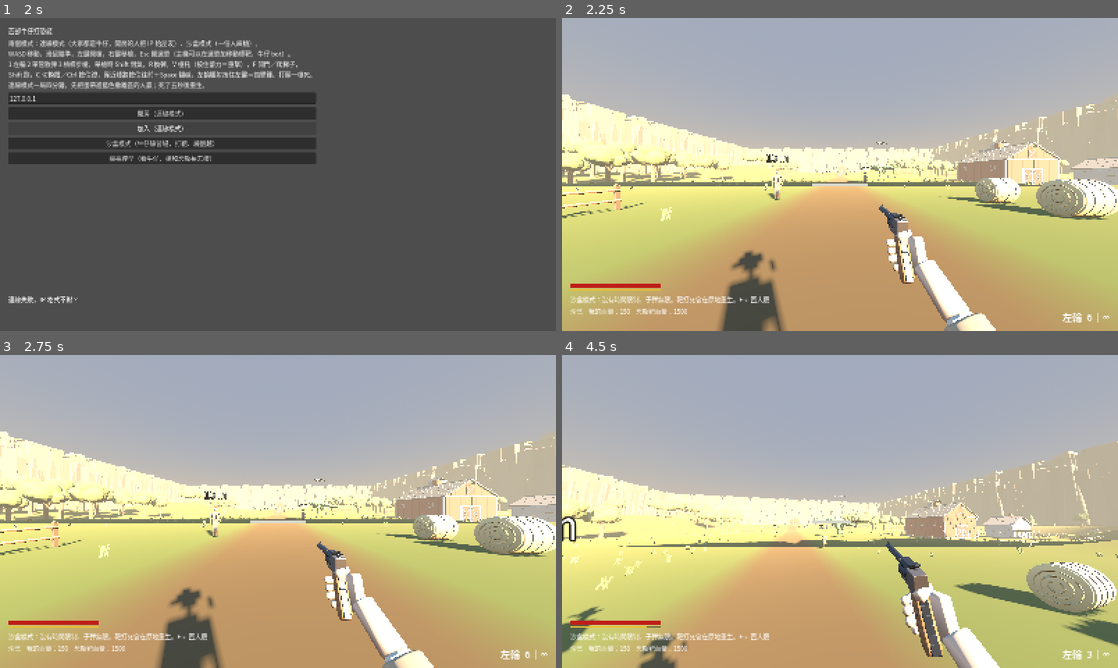
Above: before the commit, frames 1-4 (two rows, left to right).
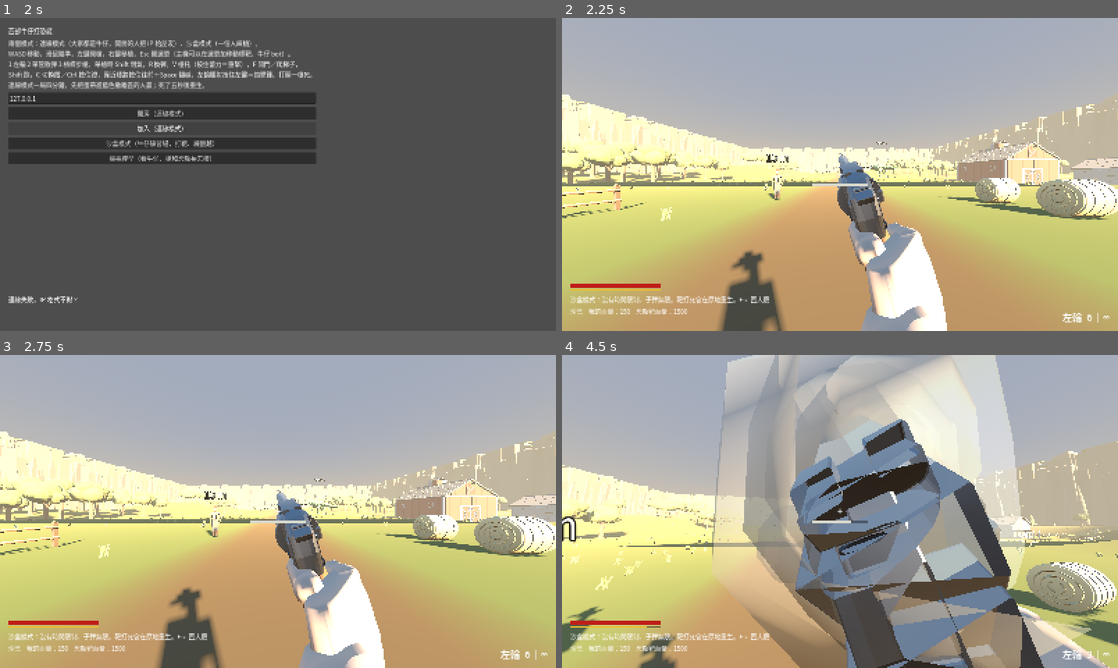
Above: after the commit, the same moments.

Repository: billxu0521/tank_war
Game: Godot game, scene res://main.tscn
The game is run twice, just before and just after one commit, with the same random seed, the same clock (stepped at 60 frames per second) and the same inputs. Sound files missing from this copy of the repository are replaced by a short silence.
Inputs (mouse positions are in pixels of both pictures, inside the frame that each line leads up to):
- Up to frame 1 (2 s): click "開房（連線模式）" at 0.5 s; click "加入（連線模式）" at 1.25 s
- Up to frame 2 (2.25 s): click "沙盒模式（牛仔練習場，打靶、練翻越）" at 2 s
- Up to frame 3 (2.75 s): no input
- Up to frame 4 (4.5 s): tap Enter at 2.75 s; move the mouse to (867, 511) at 2.77 s; hold Right mouse button (aim) 2.78-3.53 s; hold W (move_forward) from 2.78 s (still down); tap Space (jump) at 3.02, 3.32, 3.77, 4.07 s; click (867, 511) at 3.05 s; move the mouse to (812, 511) at 3.52 s; click (812, 511) at 3.6 s; tap V (melee) at 3.8 s; move the mouse to (851, 505) at 4.27 s; hold V (melee) from 4.28 s (still down); click (851, 505) at 4.42 s

Frame 1 is identical in both runs. In frame 2, 6.4% of the frame differs, in the area x 34-87%, y 35-100%; in frame 3, 6.4%; in frame 4, 44%, in the area x 21-99%, y 0-100%.

Commit message:
feat: 左輪照 Hunt 的 Pax 精修——模型、握法、開槍扳擊錘、換彈、黑火藥煙
- 左輪重建：鋼色、圓鼓轉輪、犁柄握把、會動的裝填門和退殼桿、子彈
- 手：膠囊手指、拇指和前臂拆開；新增換彈捏子彈的左手
- 腰射往內斜、靠近鏡頭；ADS 拉近
- 開槍槍口大翻，拇指勾擊錘扳回、扳到一半轉輪轉一格
- 換彈：舉起來開門、推退殼桿頂出空殼、一顆一顆塞；中斷時馬上收回
- 火光跟著真正的槍口，加黑火藥白煙

Co-Authored-By: Claude Opus 5.5 (1M context) <noreply@anthropic.com>

Diff:
--- a/cowboy/shot_fx.gd
+++ b/cowboy/shot_fx.gd
@@ -5,6 +5,8 @@
 
 @export_group("Muzzle")
 @export var flash_time := 0.05
+@export var smoke_lifetime := 1.2
+@export var smoke_size := 0.2
 
 @export_group("Holes")
 ## 打在牆上的彈孔。可破壞物（會動、會消失）不留孔。
@@ -62,6 +64,57 @@
 		# 每發轉一個隨機角度，連射看起來才不像同一張貼圖閃爍
 		_flash.rotation.z = randf() * TAU
 	_flash_left = flash_time
+	_spawn_smoke(global_position, -global_basis.z)
+
+
+## 黑火藥的白煙：一團往前噴、慢慢變大、飄起來、散掉。Pax 開一槍眼前就是一團煙
+func _spawn_smoke(at: Vector3, forward: Vector3) -> void:
+	var smoke := CPUParticles3D.new()
+	smoke.emitting = false
+	smoke.mesh = _smoke_mesh()
+	smoke.amount = 16
+	smoke.lifetime = smoke_lifetime
+	smoke.one_shot = true
+	smoke.explosiveness = 0.9
+	smoke.direction = forward
+	smoke.spread = 30.0
+	smoke.initial_velocity_min = 1.2
+	smoke.initial_velocity_max = 3.5
+	smoke.damping_min = 3.0
+	smoke.damping_max = 5.0
+	smoke.gravity = Vector3(0.0, 0.25, 0.0)
+	smoke.scale_amount_min = 0.6
+	smoke.scale_amount_max = 1.2
+	var grow := Curve.new()
+	grow.add_point(Vector2(0.0, 0.3))
+	grow.add_point(Vector2(1.0, 1.0))
+	smoke.scale_amount_curve = grow
+	var fade := Gradient.new()
+	fade.set_color(0, Color(1, 1, 1, 0.5))
+	fade.set_color(1, Color(1, 1, 1, 0.0))
+	smoke.color_ramp = fade
+	smoke.cast_shadow = GeometryInstance3D.SHADOW_CASTING_SETTING_OFF
+	_world.add_child(smoke)
+	smoke.global_position = at
+	smoke.emitting = true
+	_free_after(smoke, smoke_lifetime + 0.1)
+
+
+var _smoke: SphereMesh
+func _smoke_mesh() -> SphereMesh:
+	if _smoke == null:
+		_smoke = SphereMesh.new()
+		_smoke.radius = smoke_size
+		_smoke.height = smoke_size * 2.0
+		_smoke.radial_segments = 8
+		_smoke.rings = 4
+		var mat := StandardMaterial3D.new()
+		mat.transparency = BaseMaterial3D.TRANSPARENCY_ALPHA
+		mat.vertex_color_use_as_albedo = true     # color_ramp 的透明度要靠這個才吃得到
+		mat.albedo_color = Color(0.7, 0.69, 0.66)
+		mat.roughness = 1.0
+		_smoke.material = mat
+	return _smoke
 
 
 ## 子彈打到東西：火花；solid = 打到不會動的世界，留彈孔；sound = 要不要出著彈聲。
--- a/cowboy/viewmodel.gd
+++ b/cowboy/viewmodel.gd
@@ -151,6 +151,7 @@
 		_update_melee_input(delta)
 	# 翻越、爬梯子時槍放低（手去撐東西了）
 	weapon.lower = move_toward(weapon.lower, 1.0 if (_player.vaulting or _player.is_climbing()) else 0.0, delta * 6.0)
+	weapon.aim = ads
 	_update_ads(Input.is_action_pressed("aim"), delta)
 	_update_breath(Input.is_action_pressed("sprint"), delta)
 	_update_sway(delta)
@@ -310,8 +311,7 @@
 		dirs.append(_spread_direction(_camera, weapon.pellet_spread + (weapon.fan_spread if fanning else 0.0)))
 	var from := _camera.global_position
 	_launch(_index, from, dirs, false)
-	if _fx:
-		_fx.flash()
+	_muzzle_flash(weapon)
 	# 自己開的槍、或主機上的 bot 開的槍（bot 的 authority 是主機），廣播給其他人看火光和子彈
 	if is_multiplayer_authority():
 		_remote_shot.rpc(_index, from, dirs)
@@ -330,9 +330,18 @@
 	if index < 0 or index >= _weapons.size():
 		return
 	_weapons[index].play_sound(&"Shoot")
-	if _fx:
-		_fx.flash()
+	_muzzle_flash(_weapons[index])
 	_launch(index, from, dirs, true)
+
+
+## 火光和煙擺到這把槍真正的槍口（槍在動，每把槍的槍口也不一樣）
+func _muzzle_flash(w: Weapon) -> void:
+	if not _fx:
+		return
+	var at = w.muzzle_global()
+	if at != null:
+		_fx.global_position = at
+	_fx.flash()
 
 
 ## 生子彈。從鏡頭中心出發（所以瞄具不用歸零：近距離打哪中哪，遠了往下掉）。
@@ -404,6 +413,7 @@
 func cancel_reload() -> void:
 	_reload_id += 1
 	_reloading = false
+	weapon.stop_reload()
 
 
 ## 在正前方為軸的圓錐內隨機取一個方向。sqrt 是為了讓落點在圓面上均勻，
--- a/cowboy/weapon.gd
+++ b/cowboy/weapon.gd
@@ -44,8 +44,12 @@
 @export var falloff_min := 0.5
 
 @export_group("Aim")
+## 槍口在模型裡的位置（Godot 軸向）。火光和煙從這裡出去；零＝用 ShotFX 原本的位置
+@export var muzzle := Vector3.ZERO
 ## ADS 時模型移到的位置（相對 Viewmodel）。腰射位置就是場景檔裡的 position。
 @export var ads_position := Vector3.ZERO
+## 腰射時槍多轉這麼多（弧度），舉槍時轉回正。Pax 腰射是往內斜、槍口朝準心
+@export var hip_rotation := Vector3.ZERO
 
 @export_group("Anim")
 ## 動作名 -> String（clip 名）或 Vector2(start, end)（分段）。
@@ -60,6 +64,8 @@
 ## 掛在會動的零件底下就會跟著動：步槍的右手掛拉桿、散彈的左手掛槍管（換彈折開時手跟著下去）
 @export var grip_parent: NodePath = ^"Model"
 @export var grip_hand := Transform3D()
+## 右手前臂繞手腕多轉多少（弧度）。手轉去包住握把時，手臂要轉回來往畫面外伸
+@export var grip_arm_rotation := Vector3.ZERO
 ## 空的＝單手拿（左輪）
 @export var support_parent: NodePath
 @export var support_hand := Transform3D()
@@ -74,6 +80,20 @@
 @export var lever_path: NodePath
 ## 折開式的槍管：換彈時往下折
 @export var barrel_path: NodePath
+
+@export_group("Revolver")
+## 單動左輪的整套動作（照 Hunt 的 Pax）：開槍槍口大翻、拇指扳擊錘；
+## 換彈舉起來開裝填門，左手推退殼桿、捏子彈一顆一顆塞。gate_path 空的就不做
+@export var gate_path: NodePath
+@export var ejector_path: NodePath
+@export var round_path: NodePath
+## 扳擊錘時拇指轉多少（弧度）：從貼在槍把左邊轉上去勾住扳手
+@export var thumb_cock := Vector3.ZERO
+## 換彈姿勢：槍舉起來、往左轉、右側（裝填門）朝鏡頭
+@export var reload_offset := Vector3(-0.03, 0.07, 0.03)
+@export var reload_rotation := Vector3(0.6, 1.2, 0.1)
+## 塞彈的左手在鏡頭座標裡的朝向：從左下方伸過來、指尖朝右上（不跟著槍轉，不然手臂會直直立起來）
+@export var load_hand_rotation := Vector3(0.6, -0.5, -0.3)
 
 var mag: int
 var current_action := &""
@@ -92,6 +112,17 @@
 var windup := 0.0
 ## 把槍放低 0..1（翻越、爬梯子時手要去撐東西），Viewmodel 每幀設
 var lower := 0.0
+## 舉槍程度 0..1，Viewmodel 每幀設。hip_rotation 乘 (1 - aim)
+var aim := 0.0
+var _since_fire := 9.0    # 開槍後幾秒，槍口上翻的曲線用
+var _round_t := 1.0       # 這一發塞彈進行到哪 0..1，1 = 沒在塞
+var _round_dur := 0.55
+var _thumb: Node3D
+var _load_hand: Node3D
+var _round: Node3D
+var _gate: Node3D
+var _ejector: Node3D
+var _ejector_rest := Vector3.ZERO
 
 @onready var _anim: AnimationPlayer = find_child("AnimationPlayer", true, false)
 
@@ -111,6 +142,13 @@
 	if _model:
 		_rest_pos = _model.position
 		_rest_rot = _model.rotation
+	_gate = get_node_or_null(gate_path)
+	_ejector = get_node_or_null(ejector_path)
+	if _ejector:
+		_ejector_rest = _ejector.position
+	_round = get_node_or_null(round_path)
+	if _round:
+		_round.visible = false
 	# GLTF 匯進來每個 clip 都不循環，把 looping 名單（含 _EMPTY 變體）改掉
 	for action in looping:
 		for n in [anim_map.get(action), anim_map.get(action + "_EMPTY")]:
@@ -151,10 +189,35 @@
 			mi.transform = h[2]
 			mi.cast_shadow = GeometryInstance3D.SHADOW_CASTING_SETTING_OFF   # 視角模型貼著鏡頭，影子會怪
 			parent.add_child(mi)
+			if h[0] == &"HandGrip":
+				_thumb = _copy_mesh(src, &"HandGripThumb", mi)
+				var arm := _copy_mesh(src, &"HandGripArm", mi)
+				if arm:
+					arm.rotation = grip_arm_rotation
+	if not gate_path.is_empty():
+		_load_hand = _copy_mesh(src, &"HandLoad", get_node(model_path))
+		_load_hand.visible = false
 	src.free()
 
 
+## 從 cowboy.glb 拿一個網格掛到 parent 底下，位置用它在 glb 裡的節點位置
+## （拇指的節點位置就是拇指根部在手裡的位置）
+func _copy_mesh(src: Node, mesh_name: StringName, parent: Node) -> MeshInstance3D:
+	var from := src.get_node_or_null(String(mesh_name)) as MeshInstance3D
+	if from == null:
+		return null
+	var mi := MeshInstance3D.new()
+	mi.name = String(mesh_name)
+	mi.mesh = from.mesh
+	mi.transform = from.transform
+	mi.cast_shadow = GeometryInstance3D.SHADOW_CASTING_SETTING_OFF
+	parent.add_child(mi)
+	return mi
+
+
 func has_action(action: StringName) -> bool:
+	if not _anim and _gate and action in [&"reload_start", &"reload_end"]:
+		return true
 	return anim_map.has(String(action))
 
 
@@ -194,6 +257,19 @@
 	return length / speed2
 
 
+## 槍口的世界座標；沒設 muzzle 回傳 null
+func muzzle_global() -> Variant:
+	if muzzle == Vector3.ZERO or not _model:
+		return null
+	return _model.to_global(muzzle)
+
+
+## 換彈被中斷（開槍、換槍、近戰）：姿勢馬上開始收回，手上那顆不塞了
+func stop_reload() -> void:
+	_reload_left = 0.0
+	_round_t = 1.0
+
+
 ## 名稱對應場景裡的 AudioStreamPlayer 子節點（ShootSound / ReloadSound / EmptySound）。
 ## 沒放就不出聲，不會爆。
 func play_sound(name: StringName) -> void:
@@ -210,15 +286,27 @@
 	match action:
 		&"fire", &"fire_EMPTY":
 			_kick = 1.0
+			_since_fire = 0.0
 			_cycle = 0.0
 			_cycle_time = maxf(fitted, 0.05)
-			_turns += 1
+			_reload_left = 0.0     # 換到一半開槍：槍直接回來
+			_round_t = 1.0
+			if not _gate:
+				_turns += 1        # 左輪的轉輪是扳擊錘時才轉（_procedural 裡）
 			return _cycle_time
+		&"reload_start":
+			_reload_left = 0.5
+			return 0.3
 		&"reload", &"reload_round":
 			var t := fitted if fitted > 0.0 else 0.5
 			# 多撐一點：逐發裝填每發之間姿勢不要彈回去又拉下來
 			_reload_left = t + 0.15
+			_round_t = 0.0
+			_round_dur = t
 			return t
+		&"reload_end":
+			_reload_left = 0.0
+			return 0.3
 		&"melee":
 			_melee = 1.0
 			return 0.35
@@ -227,23 +315,45 @@
 
 func _procedural(delta: float) -> void:
 	_kick = move_toward(_kick, 0.0, delta * 7.0)
+	var was := _cycle
 	_cycle = minf(_cycle + delta / _cycle_time, 1.0)
+	_since_fire += delta
 	_melee = move_toward(_melee, 0.0, delta * 3.0)
 	_reload_left = maxf(_reload_left - delta, 0.0)
-	_reload_pose = move_toward(_reload_pose, 1.0 if _reload_left > 0.0 else 0.0, delta * 6.0)
-
-	if _model:
+	_reload_pose = move_toward(_reload_pose, 1.0 if _reload_left > 0.0 else 0.0, delta * 5.0)
+	var cock := 0.0   # 拇指扳擊錘 0..1（只有左輪）
+
+	if _gate:
+		# 開槍 0.03 秒內槍口翻到頂，再慢慢回來。Pax 的後座是一大翻，不是往後頓一下
+		var flip := _since_fire / 0.03 if _since_fire < 0.03 else exp(-(_since_fire - 0.03) * 9.0)
+		# 扳擊錘：上膛時間的後半段。拇指伸上去勾住扳手（0.35–0.55）、連擊錘一起往下拉（0.55–0.85）、放回去
+		cock = smoothstep(0.35, 0.55, _cycle) - 0.4 * smoothstep(0.55, 0.85, _cycle) - 0.6 * smoothstep(0.85, 1.0, _cycle)
+		if was < 0.75 and _cycle >= 0.75:
+			_turns += 1    # 擊錘扳到一半轉輪就轉到下一格
+		var rp := smoothstep(0.0, 1.0, _reload_pose)
+		var hip := 1.0 - aim
+		if _model:
+			var thrust := sin(PI * _melee)
+			_model.position = _rest_pos + reload_offset * rp + Vector3(0.12 * lower, 0.025 * flip - 0.22 * lower,
+				0.05 * flip - 0.18 * thrust + 0.12 * windup + 0.05 * lower)
+			_model.rotation = _rest_rot + hip_rotation * hip * (1.0 - rp) + reload_rotation * rp \
+				+ Vector3(0.55 * flip - 0.3 * thrust - 0.8 * lower, 0.0, 0.1 * flip - 0.12 * cock + 0.4 * windup + 0.5 * lower)
+		_revolver_reload(delta, rp)
+	elif _model:
 		var thrust := sin(PI * _melee)   # 推出去再收回來
 		# 後座：往後退、槍口上揚。換彈：往下沉、往內側翻，看得到裝填口。近戰：往前捅
 		_model.position = _rest_pos + Vector3(0.12 * lower, -0.05 * _reload_pose - 0.22 * lower,
 			0.06 * _kick - 0.18 * thrust + 0.12 * windup + 0.05 * lower)
-		_model.rotation = _rest_rot + Vector3(0.22 * _kick - 0.35 * _reload_pose - 0.3 * thrust - 0.8 * lower,
+		_model.rotation = _rest_rot + hip_rotation * (1.0 - aim) + Vector3(0.22 * _kick - 0.35 * _reload_pose - 0.3 * thrust - 0.8 * lower,
 			0.0, 0.5 * _reload_pose + 0.4 * windup + 0.5 * lower)
 
 	# 擊錘：模型建的是扳起來的樣子。開槍瞬間往前打下去，上膛後半段扳回來
 	var hammer := get_node_or_null(hammer_path) as Node3D
 	if hammer:
-		hammer.rotation.x = -0.55 * (1.0 - smoothstep(0.35, 1.0, _cycle))
+		var back := smoothstep(0.55, 0.85, _cycle) if _gate else smoothstep(0.35, 1.0, _cycle)
+		hammer.rotation.x = -0.55 * (1.0 - back)
+	if _thumb and _gate:
+		_thumb.rotation = thumb_cock * cock
 	var cyl := get_node_or_null(cylinder_path) as Node3D
 	if cyl:
 		cyl.rotation.z = rotate_toward(cyl.rotation.z, wrapf(_turns * TAU / 6.0, -PI, PI), delta * 12.0)
@@ -254,3 +364,64 @@
 	var barrel := get_node_or_null(barrel_path) as Node3D
 	if barrel:
 		barrel.rotation.x = -0.6 * _reload_pose
+
+
+# 塞彈的關鍵位置（槍模型座標，Godot 軸向）。捏的那一點＝彈底
+const LOAD_AWAY := Vector3(-0.10, -0.20, 0.20)       # 手在畫面外左下
+const LOAD_FETCH := Vector3(-0.04, -0.08, 0.09)      # 伸去拿子彈
+const LOAD_KNOB := Vector3(0.016, 0.036, -0.162)     # 退殼桿推鈕前面
+const LOAD_PUSHED := Vector3(0.016, 0.036, -0.130)
+const LOAD_OUT := Vector3(0.0108, 0.0288, 0.035)     # 對準裝填門後面
+const LOAD_IN := Vector3(0.0108, 0.0288, -0.006)     # 子彈塞進去了
+const ROUND_HALF := 0.0148                           # 子彈原點到彈底
+
+
+## 一發的流程（_round_t 0→1）：伸手→推退殼桿把空殼頂出來→拿子彈→對準裝填門塞進去→放手。
+## 轉輪在塞完之後轉一格，下一發對到裝填門
+func _revolver_reload(delta: float, rp: float) -> void:
+	if _gate:
+		_gate.rotation.z = -1.4 * smoothstep(0.3, 0.8, rp)   # 往右下翻開
+	var was := _round_t
+	if _round_t < 1.0:
+		_round_t = minf(_round_t + delta / _round_dur, 1.0)
+	var t := _round_t
+	var hand := LOAD_AWAY
+	var push := 0.0
+	var round_at := Vector3.ZERO
+	var round_on := false
+	if t < 1.0:
+		if t < 0.15:
+			hand = LOAD_AWAY.lerp(LOAD_KNOB, smoothstep(0.0, 0.15, t))
+		elif t < 0.3:
+			push = smoothstep(0.15, 0.28, t)
+			hand = LOAD_KNOB.lerp(LOAD_PUSHED, push)
+		elif t < 0.48:
+			push = 1.0 - smoothstep(0.3, 0.4, t)
+			hand = LOAD_PUSHED.lerp(LOAD_FETCH, smoothstep(0.3, 0.48, t))
+		elif t < 0.66:
+			hand = LOAD_FETCH.lerp(LOAD_OUT, smoothstep(0.48, 0.66, t))
+		elif t < 0.82:
+			hand = LOAD_OUT.lerp(LOAD_IN, smoothstep(0.66, 0.82, t))
+		else:
+			hand = LOAD_IN.lerp(LOAD_AWAY, smoothstep(0.82, 1.0, t))
+		# 空殼：推退殼桿時從裝填門往後彈出、往下掉
+		if t > 0.2 and t < 0.45:
+			var k := t - 0.2
+			round_at = LOAD_IN + Vector3(0.0, 0.0, -ROUND_HALF) + Vector3(0.05 * k, -1.2 * k * k, 0.35 * k)
+			round_on = true
+		elif t >= 0.45 and t < 0.82:
+			round_at = hand + Vector3(0.0, 0.0, -ROUND_HALF)
+			round_on = true
+		if was < 0.85 and t >= 0.85:
+			_turns += 1
+	if _ejector:
+		_ejector.position = _ejector_rest + Vector3(0.0, 0.0, 0.032 * push)
+	if _load_hand:
+		# 沒在塞的時候手慢慢退到畫面外；退到了就藏起來
+		_load_hand.position = hand if t < 1.0 else _load_hand.position.lerp(LOAD_AWAY, minf(delta * 10.0, 1.0))
+		if _model:
+			_load_hand.basis = _model.basis.inverse() * Basis.from_euler(load_hand_rotation)
+		_load_hand.visible = rp > 0.05 and (t < 1.0 or _load_hand.position.distance_to(LOAD_AWAY) > 0.01)
+	if _round:
+		_round.visible = round_on
+		_round.position = round_at
--- a/cowboy/weapons/revolver.tscn
+++ b/cowboy/weapons/revolver.tscn
@@ -8,8 +8,9 @@
 
 ; 單動左輪：每發要扳擊錘（fire_interval），腰射按住可以搧擊錘連發（fan_interval）。
 ; 三發身體打死一個牛仔，打頭一發。ads_position 的 y = -準星高度（blender/weapons.py 的 SIGHT）
+; 動作照 Hunt 的 Pax：腰射往內斜（hip_rotation）、開槍大翻、拇指扳擊錘、換彈開裝填門一顆一顆塞
 [node name="Revolver" type="Node3D"]
-transform = Transform3D(1, 0, 0, 0, 1, 0, 0, 0, 1, 0.17, -0.18, -0.45)
+transform = Transform3D(1, 0, 0, 0, 1, 0, 0, 0, 1, 0.03, -0.056, -0.16)
 script = ExtResource("1_weapon")
 display_name = "左輪"
 mag_size = 6
@@ -23,10 +24,17 @@
 hit_range = 80.0
 muzzle_velocity = 330.0
 effective_range = 25.0
-ads_position = Vector3(0, -0.058, -0.5)
-grip_hand = Transform3D(1, 0, 0, 0, 0.9211, 0.3894, 0, -0.3894, 0.9211, 0.0000, -0.0350, 0.0320)
+ads_position = Vector3(0, -0.0625, -0.17)
+muzzle = Vector3(0, 0.0475, -0.212)
+hip_rotation = Vector3(0.22, 0.05, 0.30)
+grip_arm_rotation = Vector3(0, 0.7, 0)
+thumb_cock = Vector3(0.77, -1.0, -1.49)
+grip_hand = Transform3D(0.7648, 0, -0.6442, 0.1904, 0.9553, 0.2260, 0.6154, -0.2955, 0.7307, 0, -0.030, 0.031)
 cylinder_path = NodePath("Model/RevolverCylinder")
 hammer_path = NodePath("Model/RevolverHammer")
+gate_path = NodePath("Model/RevolverGate")
+ejector_path = NodePath("Model/RevolverEjector")
+round_path = NodePath("Model/RevolverRound")
 
 [node name="Model" parent="." instance=ExtResource("2_model")]
 
--- a/cowboy/weapons/rifle.tscn
+++ b/cowboy/weapons/rifle.tscn
@@ -22,6 +22,7 @@
 muzzle_velocity = 440.0
 effective_range = 60.0
 ads_position = Vector3(0, -0.058, -0.2)
+muzzle = Vector3(0, 0.034, -0.695)
 grip_parent = NodePath("Model/RifleLever")
 grip_hand = Transform3D(1, 0, 0, 0, 0.8525, 0.5227, 0, -0.5227, 0.8525, 0.0000, -0.0010, 0.1350)
 support_parent = NodePath("Model")
--- a/cowboy/weapons/shotgun.tscn
+++ b/cowboy/weapons/shotgun.tscn
@@ -24,6 +24,7 @@
 muzzle_velocity = 300.0
 effective_range = 8.0
 ads_position = Vector3(0, -0.061, -0.26)
+muzzle = Vector3(0, 0.046, -0.786)
 grip_hand = Transform3D(1, 0, 0, 0, 0.8525, 0.5227, 0, -0.5227, 0.8525, 0.0000, 0.0030, 0.0800)
 support_parent = NodePath("Model/ShotgunBarrel")
 support_hand = Transform3D(1, 0, 0, 0, 1.0000, -0.0000, 0, 0.0000, 1.0000, 0.0000, 0.0100, -0.1340)
--- a/test_battle.gd
+++ b/test_battle.gd
@@ -103,7 +103,7 @@
 		printerr("有 %d 項失敗" % _fails)
 		quit(1)
 	else:
-		print("OK：生怪、傷害、時間到判勝、重生、咬擊方向、離線兩種模式、牛仔身分與開槍、按鍵綁定、三把槍與音效不延遲子彈下墜有效射程爆頭閉氣蹲穩摔落輕重近戰兩條體力、沙盒、鄉村柵欄、地形起伏、F 開門爬梯子、翻柵欄和窗台、手腳、只剩連線和沙盒、遊戲局控制、回大廳重開、建築擋視線、圍牆擋出界、暴龍骨架與尾巴慣性、側傾與位移延遲、開槍命中恐龍、恐龍跳躍、牛仔 bot、體力規則、衝刺技能、蛋與撤離、恐龍撿不到蛋、火球、中彈踉蹌都正常")
+		print("OK：生怪、傷害、時間到判勝、重生、咬擊方向、離線兩種模式、牛仔身分與開槍、按鍵綁定、三把槍與左輪扳擊錘換彈動作音效不延遲子彈下墜有效射程爆頭閉氣蹲穩摔落輕重近戰兩條體力、沙盒、鄉村柵欄、地形起伏、F 開門爬梯子、翻柵欄和窗台、手腳、只剩連線和沙盒、遊戲局控制、回大廳重開、建築擋視線、圍牆擋出界、暴龍骨架與尾巴慣性、側傾與位移延遲、開槍命中恐龍、恐龍跳躍、牛仔 bot、體力規則、衝刺技能、蛋與撤離、恐龍撿不到蛋、火球、中彈踉蹌都正常")
 	return true
 
 # --- 共用 ---
@@ -310,10 +310,43 @@
 	_ck(revolver.get_node_or_null(revolver.cylinder_path) != null, "左輪的轉輪要找得到")
 	_ck(shotgun.get_node_or_null(shotgun.barrel_path) != null, "散彈的槍管要找得到，換彈才折得開")
 
-	# 開槍：程式動作要動起來（轉輪轉一格、後座）
+	# 開槍：程式動作要動起來。Pax：槍口大翻、拇指上去扳擊錘，扳到一半轉輪轉一格
 	var turns: int = revolver._turns
 	revolver.play(&"fire", 0.1, 0.45)
-	_ck(revolver._turns == turns + 1 and revolver._kick > 0.0, "開槍要有後座、轉輪要轉")
+	_ck(revolver._kick > 0.0, "開槍要有後座")
+	var thumb_max := 0.0
+	for i in 60:
+		revolver._procedural(0.45 / 50.0)
+		thumb_max = maxf(thumb_max, revolver._thumb.rotation.length())
+	_ck(revolver._turns == turns + 1, "扳完擊錘轉輪要轉一格")
+	_ck(thumb_max > 1.0 and revolver._thumb.rotation.length() < 0.05, "拇指要伸上去扳擊錘、再放回來")
+	var hammer: Node3D = revolver.get_node(revolver.hammer_path)
+	_ck(absf(hammer.rotation.x) < 0.01, "扳完擊錘要停在扳起來的位置")
+	_ck(revolver.muzzle_global() != null, "左輪要設槍口位置，火光和煙才對得上")
+
+	# 換彈：舉起來開裝填門，左手推退殼桿、捏著子彈塞進去，塞完轉一格
+	revolver.play(&"reload_start")
+	revolver.play(&"reload_round", 0.1, 0.55)
+	var gate: Node3D = revolver.get_node(revolver.gate_path)
+	var ejector: Node3D = revolver.get_node(revolver.ejector_path)
+	var round_seen := false
+	var hand_seen := false
+	var pushed := 0.0
+	var gate_open := 0.0
+	turns = revolver._turns
+	for i in 60:
+		revolver._procedural(0.55 / 50.0)
+		round_seen = round_seen or revolver._round.visible
+		hand_seen = hand_seen or revolver._load_hand.visible
+		pushed = maxf(pushed, ejector.position.z - revolver._ejector_rest.z)
+		gate_open = minf(gate_open, gate.rotation.z)
+	_ck(gate_open < -1.0, "換彈要打開裝填門")
+	_ck(pushed > 0.02 and round_seen and hand_seen, "左手要推退殼桿、拿子彈塞進去")
+	_ck(revolver._turns == turns + 1, "塞完一發轉輪要轉一格")
+	revolver.stop_reload()
+	for i in 60:
+		revolver._procedural(1.0 / 60.0)
+	_ck(gate.rotation.z > -0.05 and not revolver._load_hand.visible, "換彈中斷，門要關、左手要收走")
 
 	# 音效開頭不能有空白：扣扳機到出聲超過 20 毫秒就會覺得延遲
 	for w in vm._weapons:
--- a/viewer.gd
+++ b/viewer.gd
@@ -124,6 +124,9 @@
 		var gun: Node3D = GUNS[i].instantiate()   # 整個 glb 放進來，會動的零件在自己的轉軸上
 		gun.position = Vector3(0.55, 0.9 + i * 0.22, 0.2)
 		gun.rotation.y = -PI * 0.5                # 槍口朝右（遠離牛仔），從正面看得到側面
+		var loose := gun.get_node_or_null(^"RevolverRound")   # 換彈用的子彈，原點在扳機，不藏會卡在護弓裡
+		if loose:
+			loose.visible = false
 		root.add_child(gun)
 	return root
 
Binary file changed: models/cowboy.glb
Binary file changed: models/revolver.glb
Binary file changed: models/rifle.glb
Binary file changed: models/shotgun.glb
Not shown, changed: .gitignore
Not shown, changed: README.md
Not shown, changed: blender/README.md
Not shown, changed: blender/cowboy.py
Not shown, changed: blender/weapons.py
